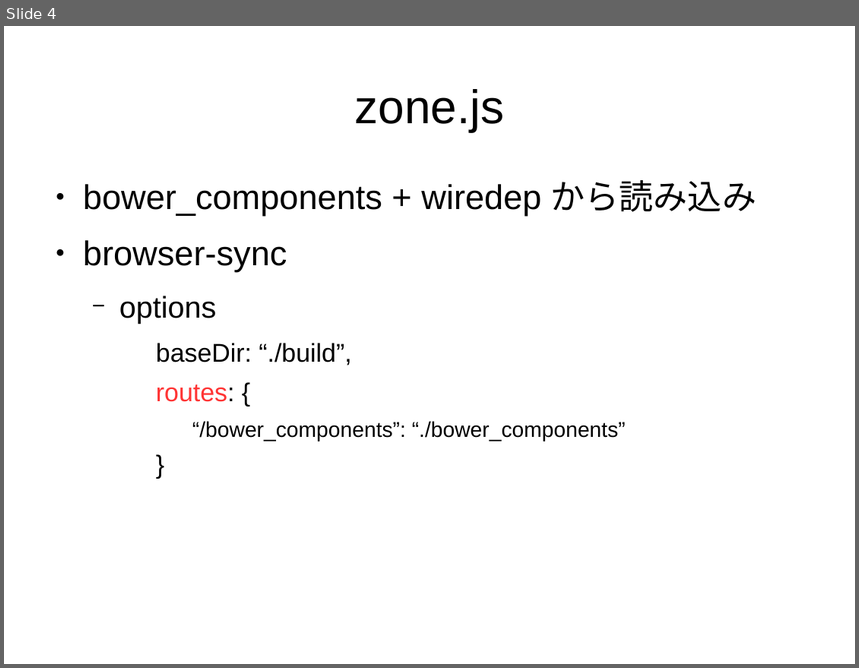
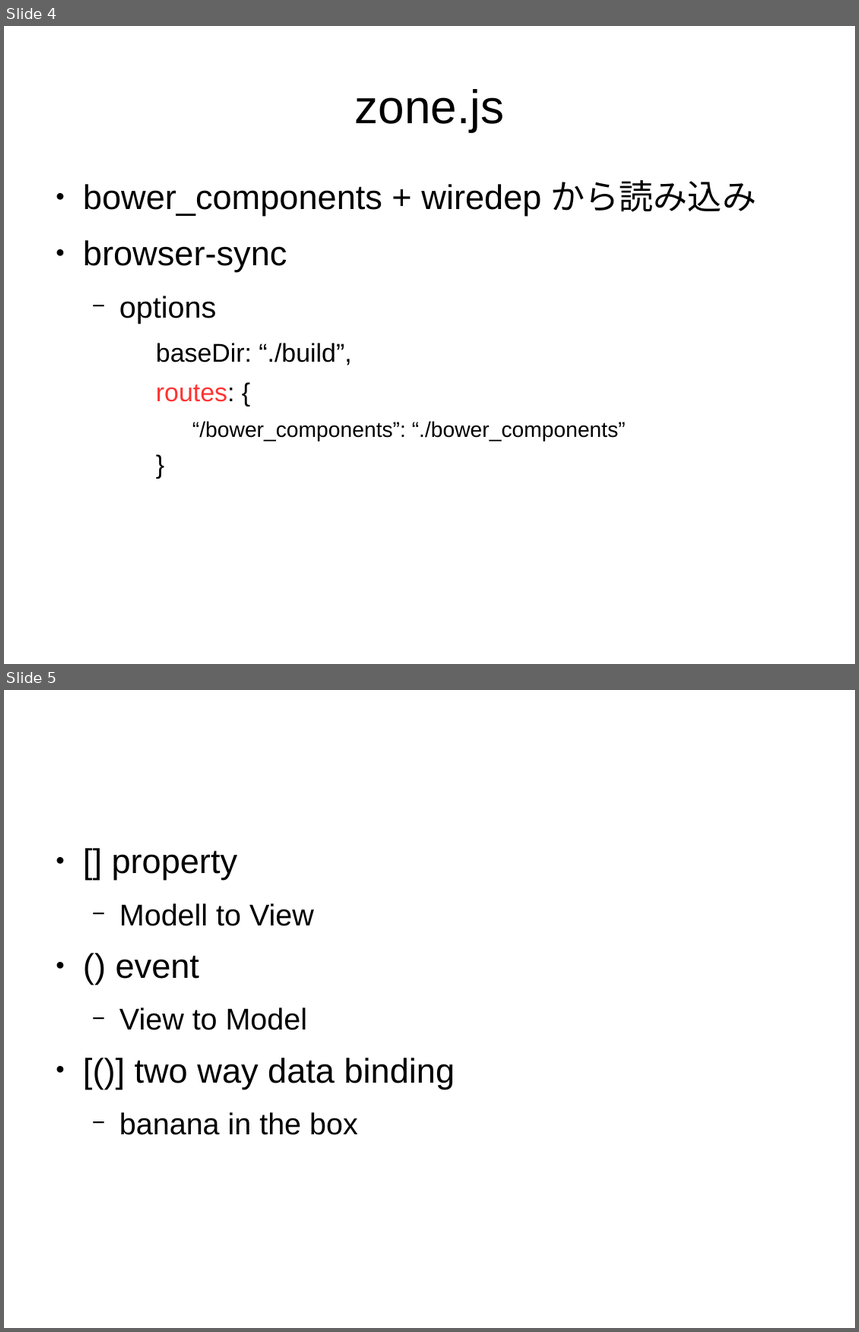
Before and after one commit to sallop/til, a slide deck: angular2入門.odp. Shown one above the other, each under a label of ours: slide 4 before the commit, slides 4 and 5 after it. The pictures are 859x668 and 859x1332 pixels, drawn with LibreOffice and Linux fonts; fonts in the diff are those of the drawing. Boxes give left, top, right and bottom in pixels: in the first picture for what was removed or moved away, otherwise in the second. Text is boxed around its words. In the diff, an @@ line names an element or a change of style, - is before the commit and + after.

```diff
--- a/angular2入門.odp
+++ b/angular2入門.odp
@@ slide 5 added at bbox=[4, 690, 855, 1328], background #FFFFFF @@
@@ text added at bbox=[112, 850, 455, 1135], 32 pt, text #000000 @@
+● [] property
+  − Modell to View
+● () event
+  − View to Model
+● [()] two way data binding
+  − banana in the box
```
Also in this commit, not shown: 2 other files.
